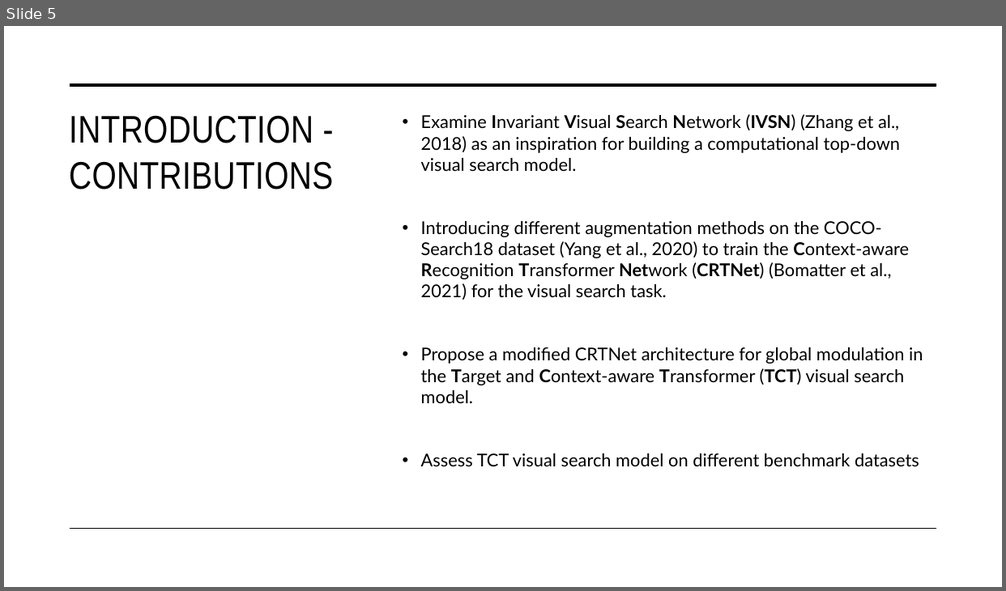
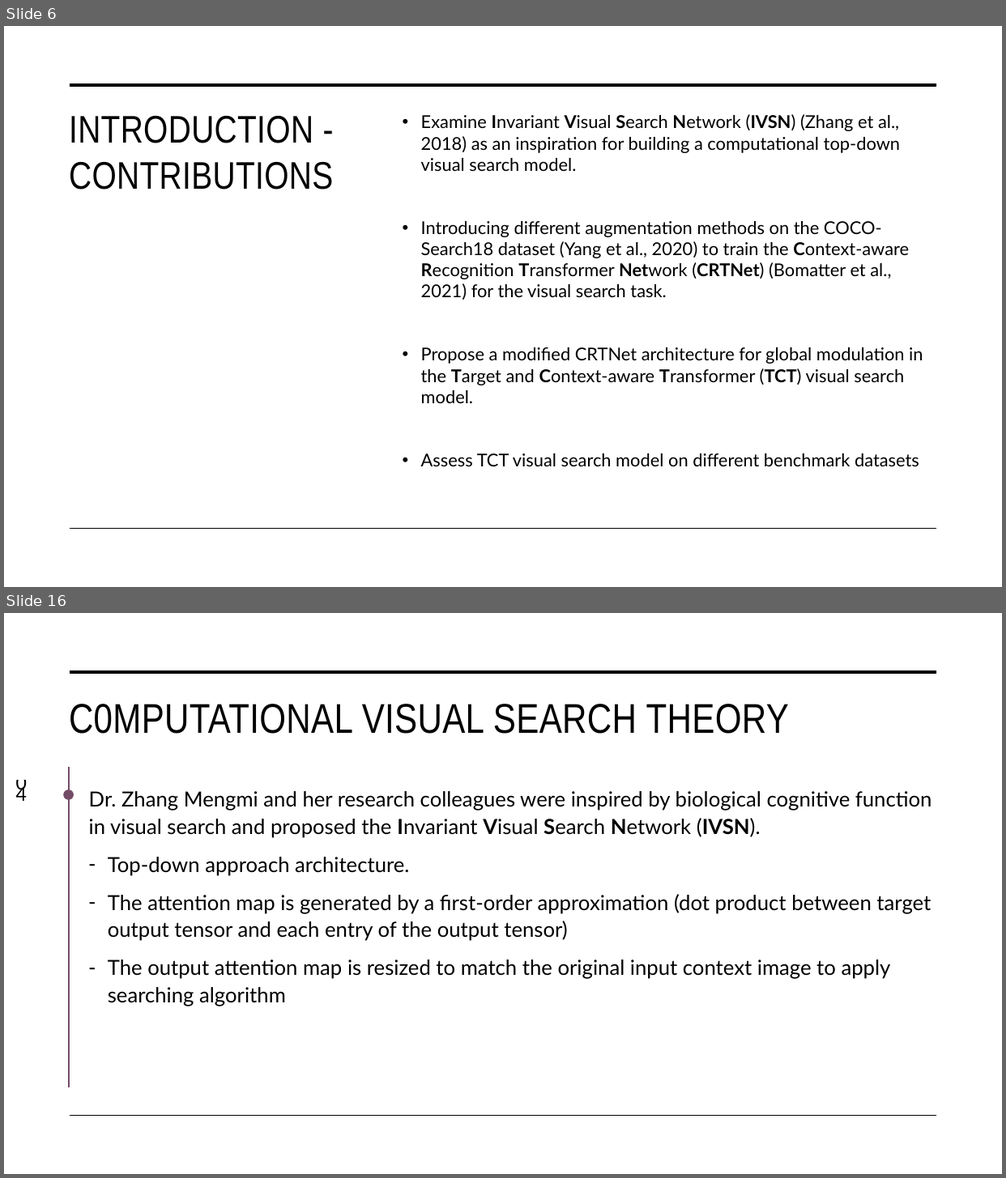
Before and after one commit to tuanisworkingonsomeprojects/TCT-visual-search, a slide deck: Presentation/FYP_NguyenTuan_Presentation.pptx. Shown one above the other, each under a label of ours: slide 5 before the commit, slides 6 and 16 after it; the slides between them are not shown. The pictures are 1006x591 and 1006x1178 pixels, drawn with LibreOffice and Linux fonts; fonts in the diff are those of the drawing. Boxes give left, top, right and bottom in pixels: in the first picture for what was removed or moved away, otherwise in the second. Text is boxed around its words. In the diff, an @@ line names an element or a change of style, - is before the commit and + after.

```diff
--- a/Presentation/FYP_NguyenTuan_Presentation.pptx
+++ b/Presentation/FYP_NguyenTuan_Presentation.pptx
@@ slide 16 added at [4, 613, 1002, 1174], background #FFFFFF @@
@@ text added at [9, 613, 63, 857], 18 pt, text #000000 @@
+1980
+1980
+1984
+1994
+1998
+2018
+2021
@@ rectangle added at [13, 613, 63, 780], fill #FFFFFF @@
@@ line added from (70, 672) to (937, 672), #000000 3.5 pt @@
@@ title added at [69, 704, 789, 734], 40 pt, text #000000 @@
+C0MPUTATIONAL VISUAL SEARCH THEORY
@@ text added at [9, 746, 63, 776], 18 pt, text #000000 @@
+1980
@@ line added from (68, 766) to (68, 1088), #734B67 1.5 pt @@
@@ ellipse added at [63, 790, 74, 800], fill #734B67 @@
@@ text added at [89, 791, 932, 1007], 20 pt, text #000000 @@
+Dr. Zhang Mengmi and her research colleagues were inspired by biological cognitive function in visual search and proposed the Invariant Visual Search Network (IVSN).
+– Top-down approach architecture.
+– The attention map is generated by a first-order approximation (dot product between target output tensor and each entry of the output tensor)
+– The output attention map is resized to match the original input context image to apply searching algorithm
@@ rectangle added at [13, 815, 63, 1095], fill #FFFFFF @@
@@ line added from (70, 1116) to (937, 1116), #000000 1 pt @@
@@ what was slide 5 is now slide 6 @@
```
Also in this commit, not shown: 1 slide changed, 32 other slides added, 1 slide removed, 4 other files.
